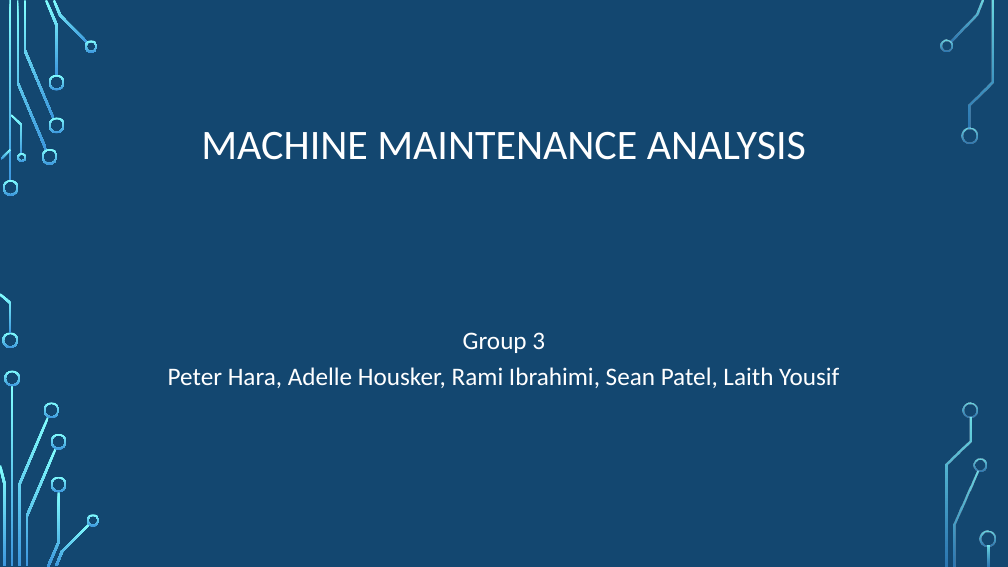
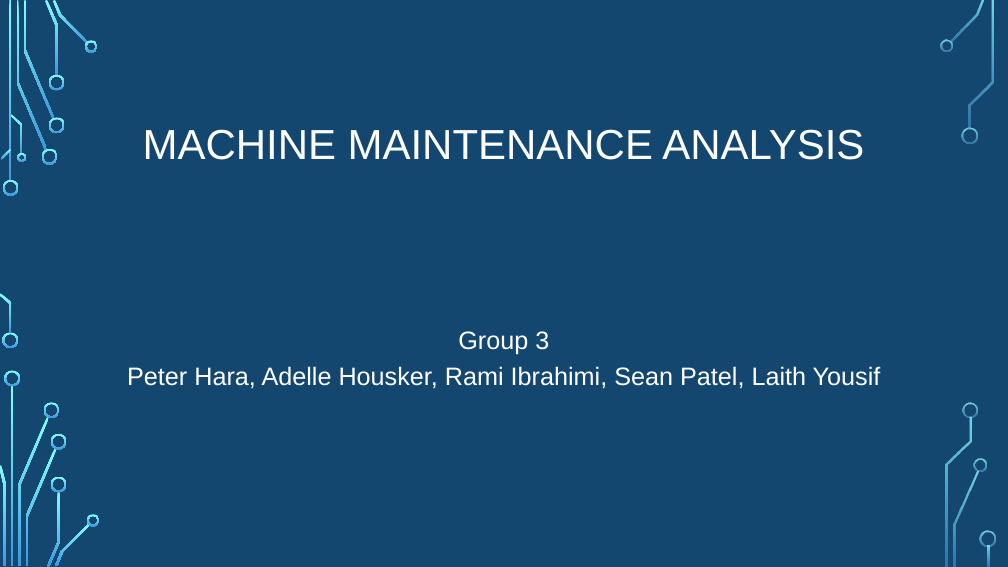
Before and after one commit to lnyousif/machine-maintenance, a slide deck: slide 1 of Machine Maintenance Analysis.pptx. Drawn at 1008x567 pixels with LibreOffice and Linux fonts; fonts in the diff are those of the drawing; background and template pictures are left out. Boxes give left, top, right and bottom in pixels: in the first picture for what was removed or moved away, otherwise in the second. Text is boxed around its words. In the diff, an @@ line names an element or a change of style, - is before the commit and + after.

Commit message:
Updated ppt

```diff
--- a/Machine Maintenance Analysis.pptx
+++ b/Machine Maintenance Analysis.pptx
@@ title "MACHINE MAINTENANCE ANALYSIS" at (143,129,864,160): font Calibri to Arial @@
@@ text "Group 3" at (127,331,881,389): font Calibri to Arial @@
```
Also in this commit, not shown: 7 other slides changed, 1 slide added, 2 slides removed.
